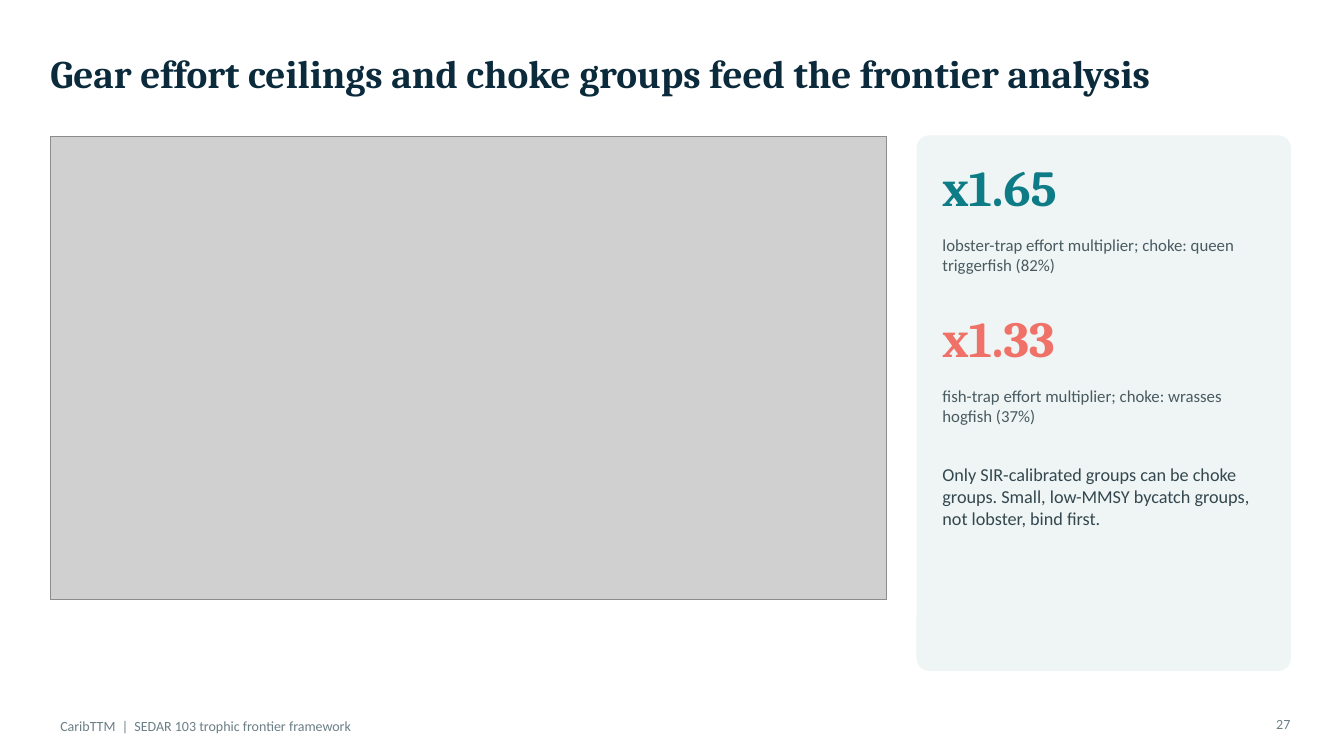
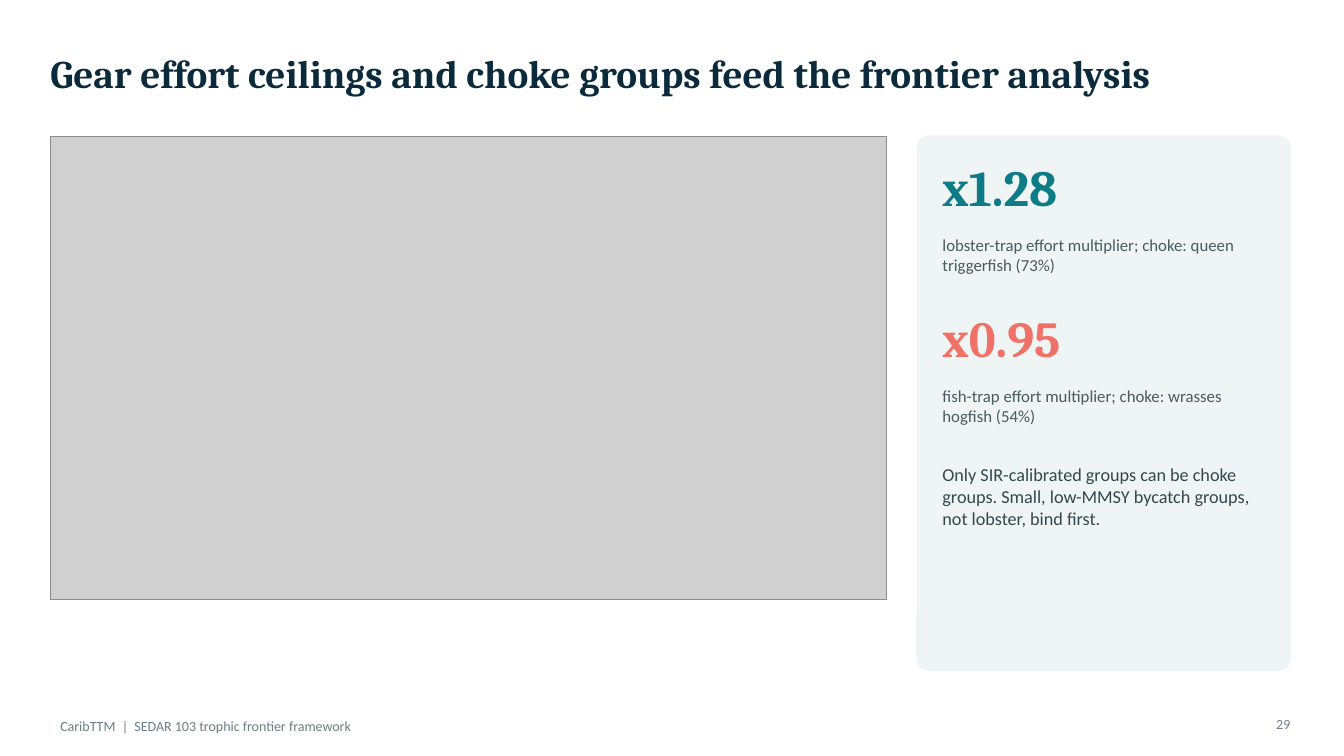
Before and after one commit to mattwoodstock/CaribTrophicTransfer, a slide deck: slide 29 of docs/presentation/CaribTTM_StCroix_Trap.pptx (slide 27 before the commit). Drawn at 1344x756 pixels with LibreOffice and Linux fonts; fonts in the diff are those of the drawing; grey boxes stand for pictures. Boxes give left, top, right and bottom in pixels: in the first picture for what was removed or moved away, otherwise in the second. Text is boxed around its words. In the diff, an @@ line names an element or a change of style, - is before the commit and + after.

```diff
--- a/docs/presentation/CaribTTM_StCroix_Trap.pptx
+++ b/docs/presentation/CaribTTM_StCroix_Trap.pptx
@@ text at <box>942,171,1057,207</box>: text changed @@
-x1.65
+x1.28
@@ text at <box>942,239,1234,274</box>: text changed @@
-lobster-trap effort multiplier; choke: queen triggerfish (82%)
+lobster-trap effort multiplier; choke: queen triggerfish (73%)
@@ text at <box>942,323,1060,358</box>: text changed @@
-x1.33
+x0.95
@@ text at <box>942,390,1222,425</box>: text changed @@
-fish-trap effort multiplier; choke: wrasses hogfish (37%)
+fish-trap effort multiplier; choke: wrasses hogfish (54%)
@@ page number at <box>1276,720,1290,729</box>: text changed @@
-27
+29
```
Also in this commit, not shown: 13 other slides changed, 6 slides added, 11 other files.
